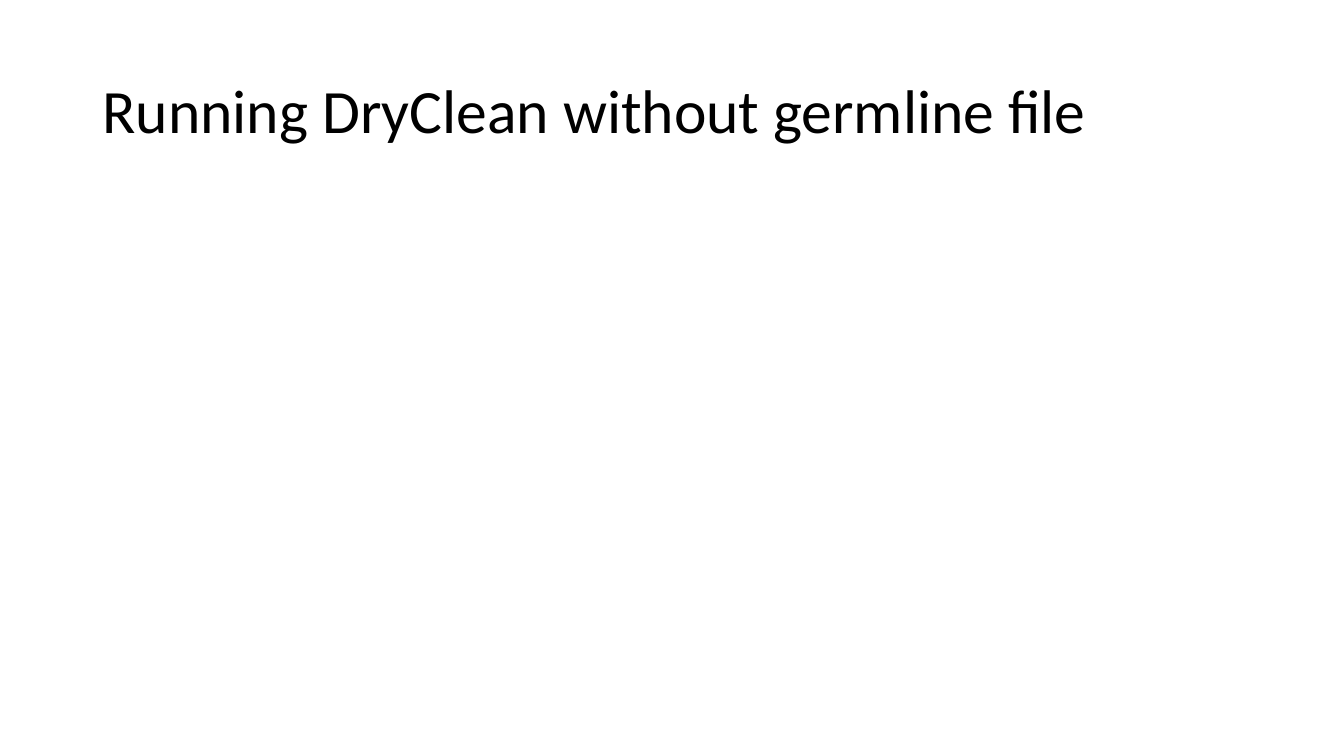
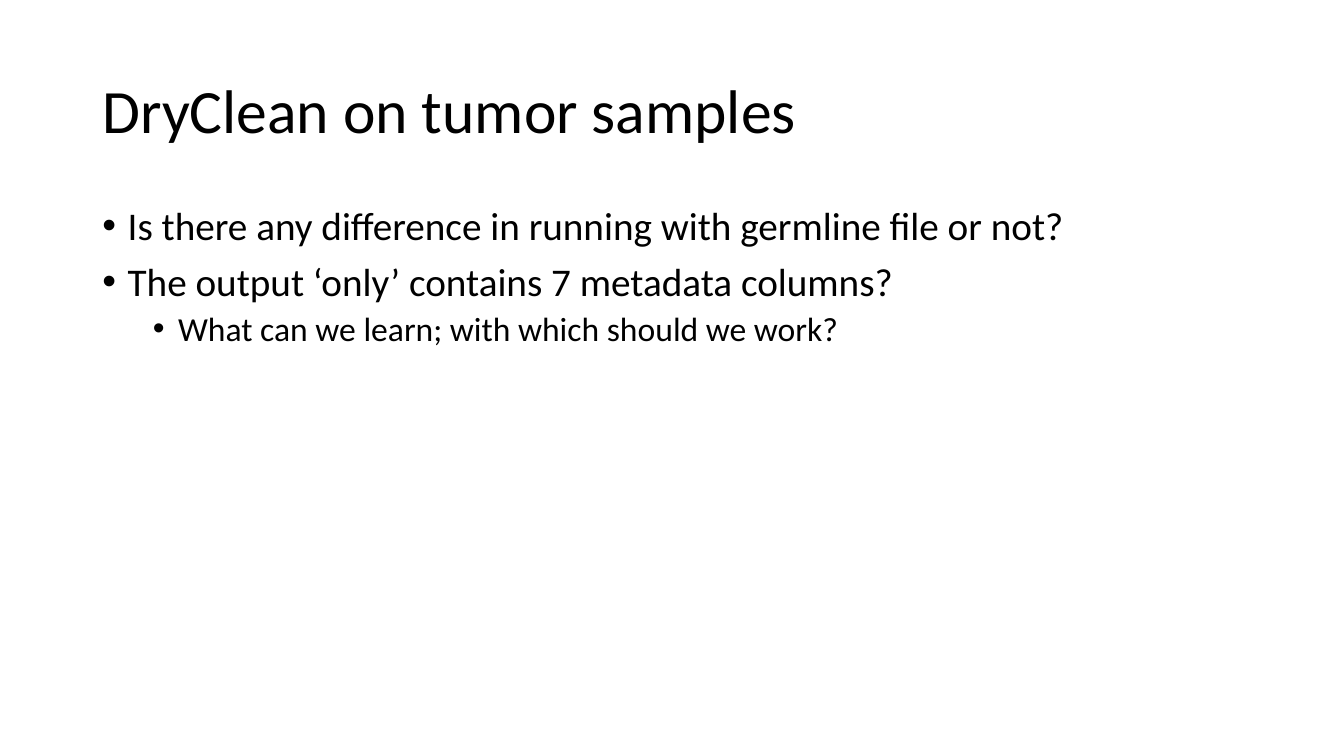
Before and after one commit to chris-kreitzer/DryClean_Facets, a slide deck: slide 6 of IMPACT_DryClean_v1.pptx. Drawn at 1344x756 pixels with LibreOffice and Linux fonts; fonts in the diff are those of the drawing. Boxes give left, top, right and bottom in pixels: in the first picture for what was removed or moved away, otherwise in the second. Text is boxed around its words. In the diff, an @@ line names an element or a change of style, - is before the commit and + after.

```diff
--- a/IMPACT_DryClean_v1.pptx
+++ b/IMPACT_DryClean_v1.pptx
@@ title at <box>102,90,796,143</box>: text changed @@
-Running DryClean without germline file
+DryClean on tumor samples
@@ text added at <box>128,212,1063,345</box>, 28 pt, text #000000 @@
+• Is there any difference in running with germline file or not?
+• The output ‘only’ contains 7 metadata columns?
+  • What can we learn; with which should we work?
```
Also in this commit, not shown: 3 other slides changed, 3 slides added, 2 slides removed.
